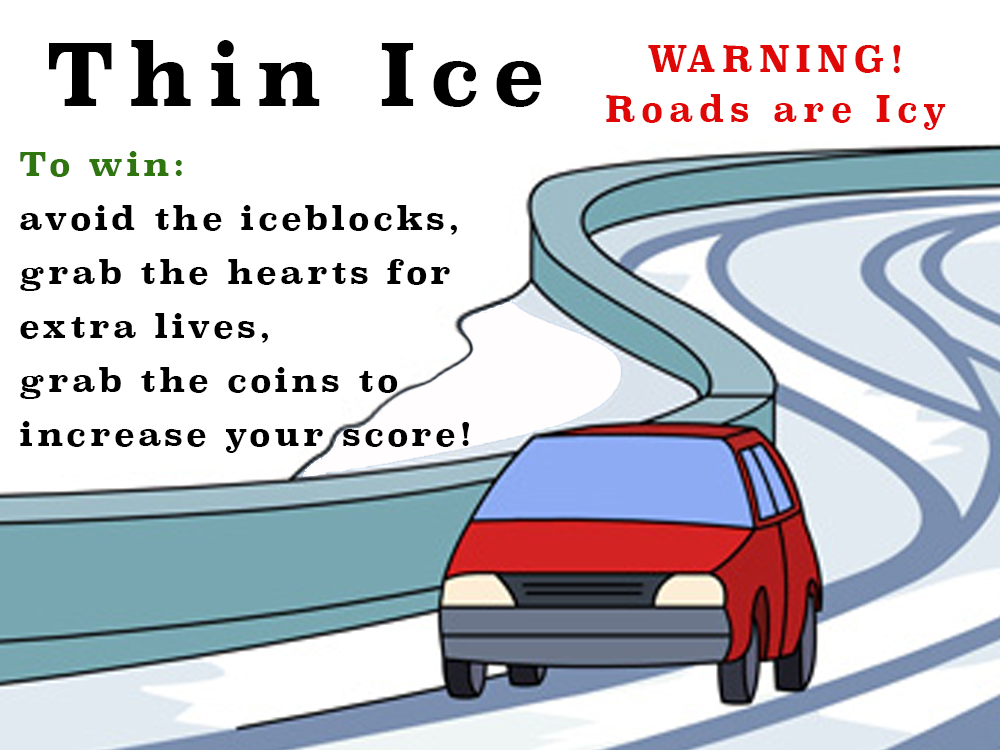
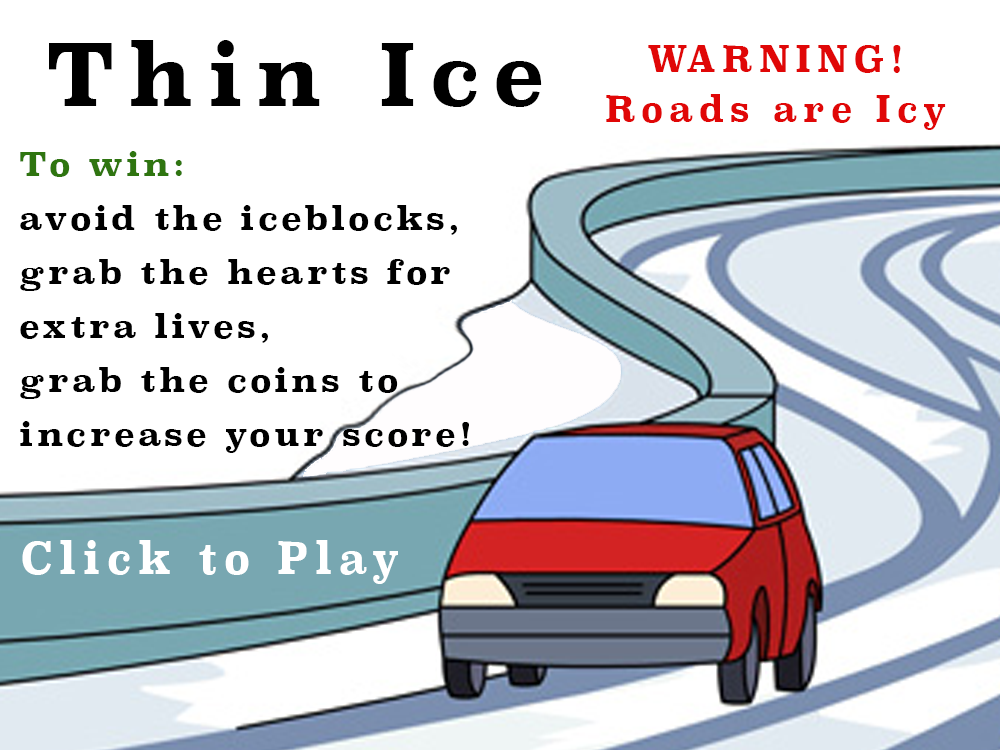
Comparing the layer stacks of the two (1000, 750) images. Changes:
added layer "Click to Play" above "Thin Ice" over [22, 540, 398, 584]
